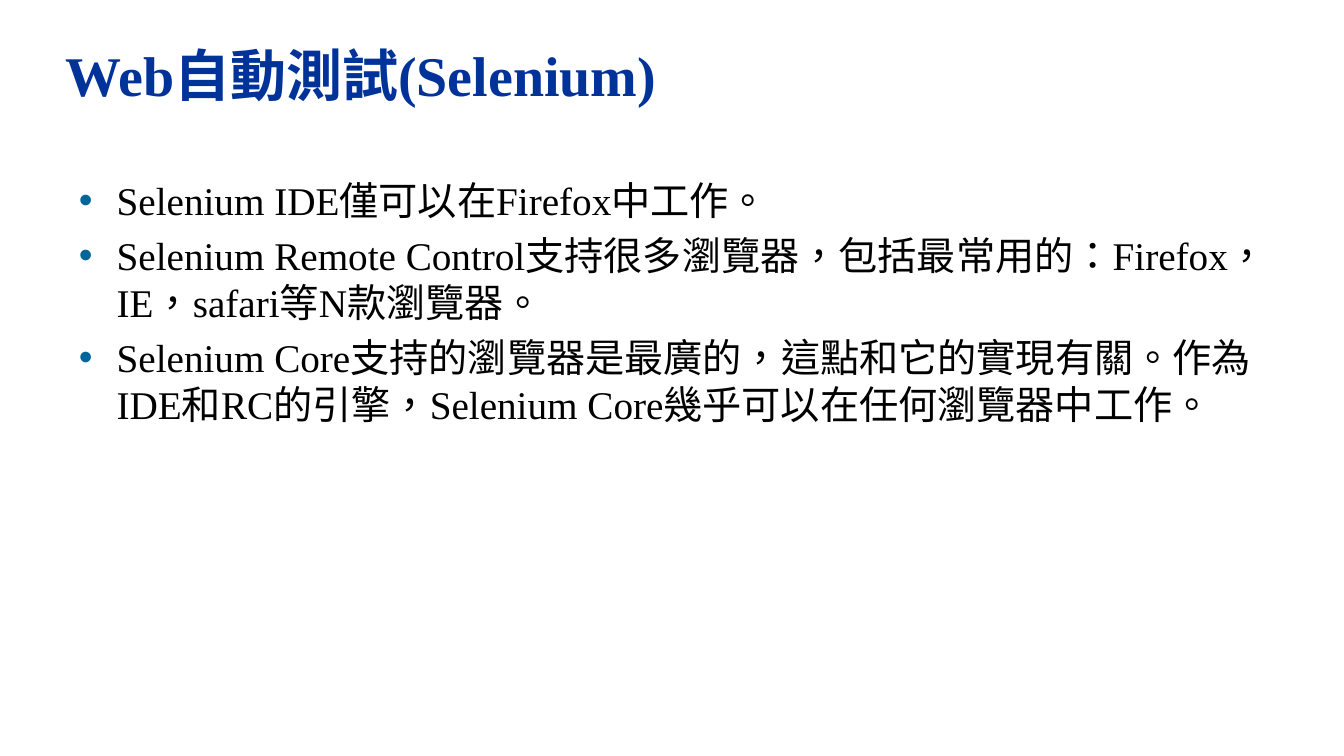
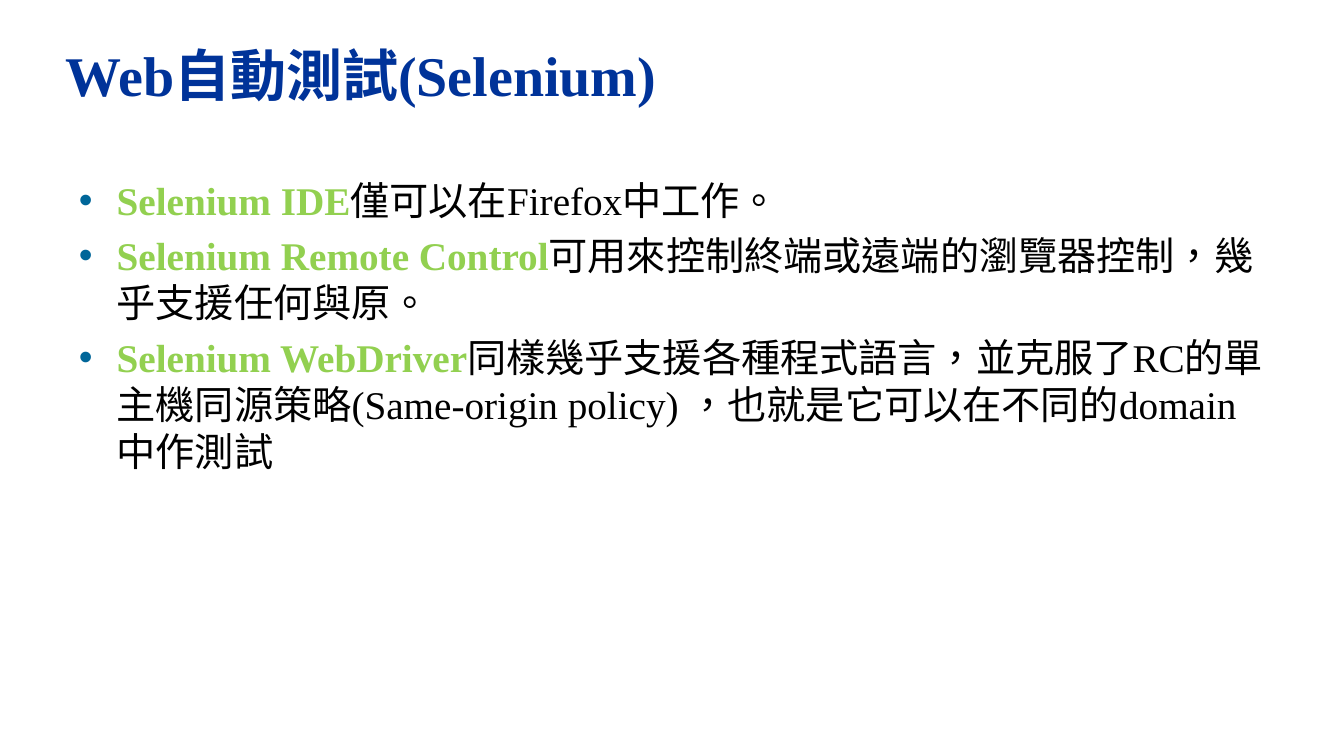
Before and after one commit to kunyao0531/StubMockPractice, a slide deck: slide 13 of MainProject/PPT/MVC5 - Testing.pptx. Drawn at 1344x756 pixels with LibreOffice and Linux fonts; fonts in the diff are those of the drawing; background and template pictures are left out. Boxes give left, top, right and bottom in pixels: in the first picture for what was removed or moved away, otherwise in the second. Text is boxed around its words. In the diff, an @@ line names an element or a change of style, - is before the commit and + after.

```diff
--- a/MainProject/PPT/MVC5 - Testing.pptx
+++ b/MainProject/PPT/MVC5 - Testing.pptx
@@ text at <box>117,185,779,218</box>: text colour #000000 to #92D050, bold on in "Selenium IDE僅可以在Firefox中工作。" @@
@@ text at <box>117,240,1263,428</box>: text changed @@
-• Selenium Remote Control支持很多瀏覽器，包括最常用的：Firefox，IE，safari等N款瀏覽器。
-• Selenium Core支持的瀏覽器是最廣的，這點和它的實現有關。作為IDE和RC的引擎，Selenium Core幾乎可以在任何瀏覽器中工作。
+• Selenium Remote Control可用來控制終端或遠端的瀏覽器控制，幾乎支援任何與原。
+• Selenium WebDriver同樣幾乎支援各種程式語言，並克服了RC的單主機同源策略(Same-origin policy) ，也就是它可以在不同的domain中作測試
```
Also in this commit, not shown: 1 other slide changed, 2 slides added, 1 slide removed.
